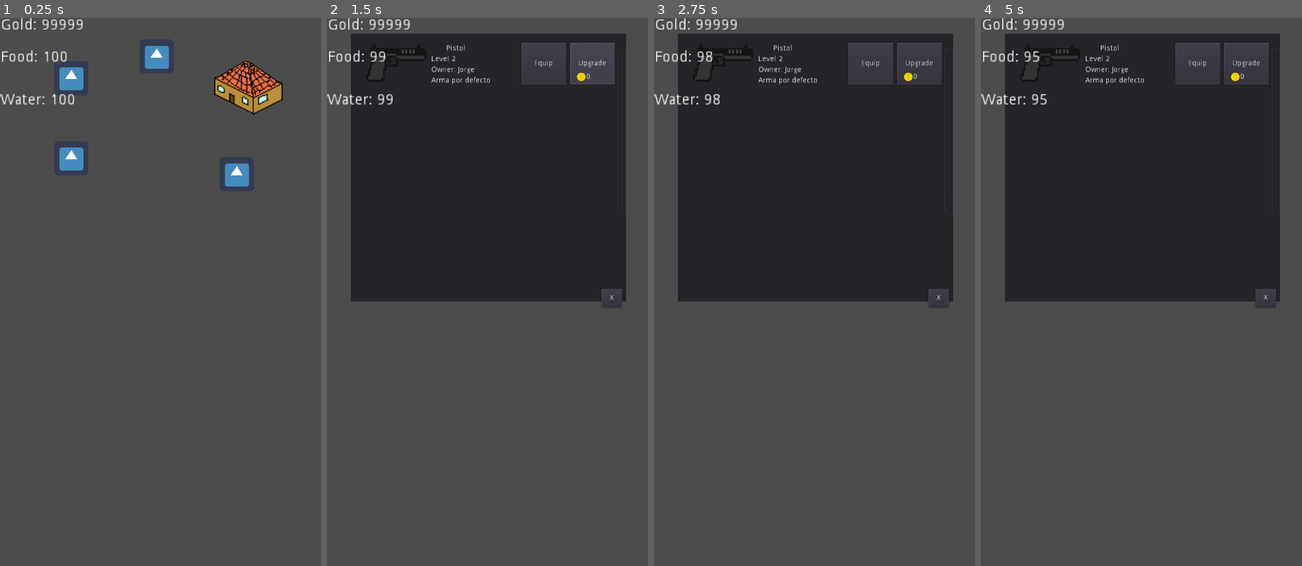
Above: before the commit, frames 1-4 (left to right).
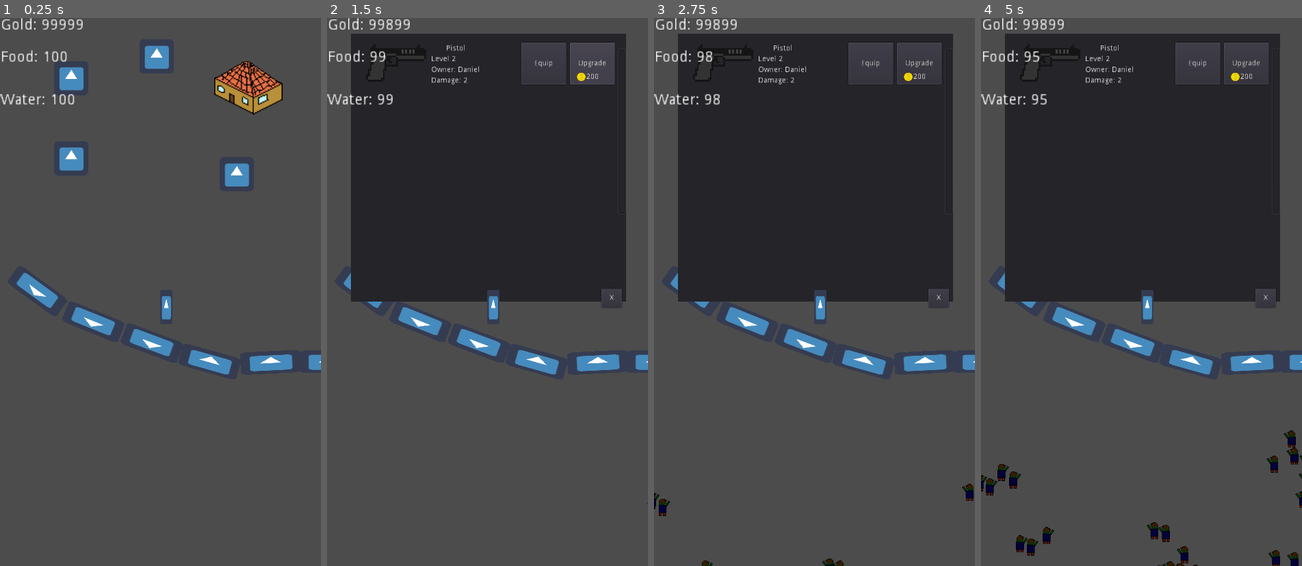
Above: after the commit, the same moments.

Repository: stranker/CLICKER_Z
Game: Godot game, scene res://Scene/MainScene.tscn
Two runs of this game, one before a commit and one after it. Both use one fixed random seed, a clock stepped at 60 frames per second and the inputs below. Before the commit the project starts from res://Object/Buildings/Buildings.tscn. The engine's default icon, where the game draws it, is replaced by a stand-in: a white triangle on a blue panel in a dark square.
Inputs (mouse positions are in pixels of both pictures, inside the frame that each line leads up to):
- Up to frame 1 (0.25 s): no input
- Up to frame 2 (1.5 s): click (574, 89) at 0.5 s; click "Upgrade" at 1.25 s
- Up to frame 3 (2.75 s): click (724, 78) at 2 s
- Up to frame 4 (5 s): click (1218, 176) at 2.75 s; click (1051, 160) at 3.5 s; click (1138, 56) at 4.25 s

The runs differ from the first frame. In frame 1, 2.1% of the frame differs, in the area x 5-100%, y 46-66%; in frame 2, 2.0%; in frame 3, 2.3%; in frame 4, 3.2%, in the area x 0-100%, y 0-100%.

Commit message:
Fixing weapon panel y change weapon!

Diff:
--- a/GUI/EquipWeaponPanel.tscn
+++ b/GUI/EquipWeaponPanel.tscn
@@ -42,7 +42,7 @@
 	return weapon_to_change"
 _sections_unfolded = [ "Resource" ]
 
-[node name="EquipWeaponPanel" type="Panel" index="0"]
+[node name="EquipWeaponPanel" type="Panel"]
 
 anchor_left = 0.0
 anchor_top = 0.0
--- a/GUI/HousePanel.tscn
+++ b/GUI/HousePanel.tscn
@@ -15,7 +15,7 @@
 
 func init_house():
 	upgrade_cost = Global.MAX_SURVIVOR*1000
-	$Cost.text = str(upgrade_cost)
+	$UpgradeButton/Cost.text = str(upgrade_cost)
 	pass
 
 func _on_CloseButton_pressed():
@@ -32,18 +32,17 @@
 "
 _sections_unfolded = [ "Resource" ]
 
-[node name="HousePanel" type="Panel" index="0"]
+[node name="HousePanel" type="Panel"]
 
 anchor_left = 0.5
-anchor_top = 0.5
+anchor_top = 0.0
 anchor_right = 0.5
-anchor_bottom = 0.5
-margin_left = -90.0
-margin_top = -402.0
-margin_right = 60.0
-margin_bottom = -262.0
+anchor_bottom = 0.0
+margin_left = -140.0
+margin_top = 70.0
+margin_right = 130.0
+margin_bottom = 350.0
 rect_pivot_offset = Vector2( 0, 0 )
-rect_clip_content = false
 mouse_filter = 0
 mouse_default_cursor_shape = 0
 size_flags_horizontal = 1
@@ -57,11 +56,9 @@
 anchor_right = 0.5
 anchor_bottom = 0.5
 margin_left = -65.0
-margin_top = -60.0
+margin_top = -50.0
 margin_right = 62.0
-margin_bottom = -10.0
 rect_pivot_offset = Vector2( 0, 0 )
-rect_clip_content = false
 focus_mode = 2
 mouse_filter = 0
 mouse_default_cursor_shape = 0
@@ -75,18 +72,24 @@
 flat = false
 align = 1
 
+[node name="Cost" parent="UpgradeButton" index="0" instance=ExtResource( 1 )]
+
+margin_left = -13.5
+margin_top = 35.0
+margin_right = 46.5
+margin_bottom = 55.0
+
 [node name="CloseButton" type="Button" parent="." index="1"]
 
 anchor_left = 1.0
 anchor_top = 1.0
 anchor_right = 1.0
 anchor_bottom = 1.0
-margin_left = -40.0
+margin_left = -70.0
 margin_top = -20.0
 margin_right = -13.0
-margin_bottom = 10.0
+margin_bottom = 20.0
 rect_pivot_offset = Vector2( 0, 0 )
-rect_clip_content = false
 focus_mode = 2
 mouse_filter = 0
 mouse_default_cursor_shape = 0
@@ -100,8 +103,6 @@
 flat = false
 align = 1
 
-[node name="Cost" parent="." index="2" instance=ExtResource( 1 )]
-
 [connection signal="pressed" from="UpgradeButton" to="." method="_on_UpgradeButton_pressed"]
 
 [connection signal="pressed" from="CloseButton" to="." method="_on_CloseButton_pressed"]
--- a/GUI/SurvivorEquipPanel.tscn
+++ b/GUI/SurvivorEquipPanel.tscn
@@ -14,11 +14,15 @@
 	survivor = surv
 	$Name.text = surv.get_survivor_name()
 	$Level.text = \"Level \"+str(surv.get_level())
-	$Weapon.text = \"Weapon :\"+surv.get_weapon().get_weapon_name()
+	if survivor.get_weapon()==null:
+		$Weapon.text = \"Weapon :\"
+	else:
+		$Weapon.text = \"Weapon :\"+surv.get_weapon().get_weapon_name()
+
 	pass
 
 func _on_EquipButton_pressed():
-	survivor.set_weapon(get_parent().get_parent().get_weapon_to_change())
+	survivor.change_weapon(get_parent().get_parent().get_weapon_to_change())
 	get_parent().get_parent().reset_info()
 	pass # replace with function body
 "
--- a/GUI/WatchPanel.tscn
+++ b/GUI/WatchPanel.tscn
@@ -4,8 +4,6 @@
 
 resource_name = "WatchPanel.gd"
 script/source = "extends Panel
-
-var seek_res = preload(\"res://GUI/SeekResult.tscn\")
 
 # Seek time
 var survivor_time = 4
@@ -18,13 +16,16 @@
 const TYPE_SUPPLY = 2
 
 # Seek PROB
-const SURVIVOR_PROB = 60
-const WEAPON_PROB = 80
-const SUPPLY_PROB = 50
+const SURVIVOR_PROB = 0
+const WEAPON_PROB = 0
+const SUPPLY_PROB = 0
 
 # KIND OF SEEK
 var survivor = preload(\"res://Object/Characters/Survivor.tscn\")
+var weapon = preload(\"res://Object/Weapon.tscn\")
+var seek_res = preload(\"res://GUI/SeekResult.tscn\")
 var curr_seek
+
 
 func _ready():
 	pass
@@ -43,7 +44,7 @@
 				time = weapon_time
 			TYPE_SUPPLY:
 				time = supplies_time
-		get_node(\"/root/Buildings\").set_seek_value(time - $SeekTimer.time_left)
+		get_node(\"/root/MainScene/Buildings\").set_seek_value(time - $SeekTimer.time_left)
 	pass
 
 func _on_SeekSurvivor_pressed():
@@ -55,6 +56,7 @@
 	pass # replace with function body
 
 func _on_SeekWeapon_pressed():
+	seek_configure(TYPE_WEAPON,weapon_time)
 	pass
 
 func _on_SeekSupplies_pressed():
@@ -62,7 +64,7 @@
 	pass # replace with function body
 
 func seek_configure(typ,time):
-	get_node(\"/root/Buildings\").create_seek(time)
+	get_node(\"/root/MainScene/Buildings\").create_seek(time)
 	curr_seek = typ
 	$SeekTimer.wait_time = time
 	$SeekTimer.start()
@@ -82,30 +84,30 @@
 			if nr > SURVIVOR_PROB:
 				var s = survivor.instance()
 				s.create_survivor(\"Ramiro\",\"Some stuff\",1)
-				Global.SURVIVOR_LIST.push_back(s)
 				result = true
 		TYPE_WEAPON:
-			print(\"miau\")
+			if nr > WEAPON_PROB:
+				var w = weapon.instance().create_random_weapon()
+				get_tree().root.call_deferred(\"add_child\",w)
+				result = true
 		TYPE_SUPPLY:
 			if nr > SUPPLY_PROB:
-				var f = rand_range(1,Global.MAX_FOOD/2)
-				var w = rand_range(1,Global.MAX_WATER/2)
-				if Global.curr_food < Global.MAX_FOOD:
-					Global.curr_food += f
-				if Global.curr_water < Global.MAX_WATER:
-					Global.curr_water += w
+				randomize()
+				var f = int(rand_range(1,Global.MAX_FOOD/2))
+				var w = int(rand_range(1,Global.MAX_WATER/2))
+				Global.search_supplies(f,w)
 				result = true
 	return result
 
 func _on_SeekTimer_timeout():
-	get_node(\"/root/Buildings\").hide_seek()
+	get_node(\"/root/MainScene/Buildings\").hide_seek()
 	var sr = seek_res.instance()
 	get_tree().root.call_deferred(\"add_child\",sr)
 	sr.set_info(curr_seek,seek_result())
 	pass # replace with function body"
 _sections_unfolded = [ "Resource" ]
 
-[node name="WatchPanel" type="Panel" index="0"]
+[node name="WatchPanel" type="Panel"]
 
 anchor_left = 0.5
 anchor_top = 0.0
@@ -201,10 +203,10 @@
 anchor_top = 1.0
 anchor_right = 1.0
 anchor_bottom = 1.0
-margin_left = -30.0
-margin_top = -10.0
+margin_left = -70.0
+margin_top = -20.0
 margin_right = -10.0
-margin_bottom = 10.0
+margin_bottom = 20.0
 rect_pivot_offset = Vector2( 0, 0 )
 focus_mode = 2
 mouse_filter = 0
--- a/GUI/WeaponPanel.tscn
+++ b/GUI/WeaponPanel.tscn
@@ -37,13 +37,13 @@
 func _on_UpgradeButton_pressed():
 	if Global.GOLD >= weapon.get_cost()*weapon.get_level():
 		Global.GOLD -= weapon.get_cost()*weapon.get_level()
-		weapon.set_level(weapon.get_level()+1)
+		weapon.upgrade()
 		reset_info()
 	pass # replace with function body
 "
 _sections_unfolded = [ "Resource" ]
 
-[node name="WeaponPanel" type="Panel" index="0"]
+[node name="WeaponPanel" type="Panel"]
 
 show_behind_parent = true
 anchor_left = 0.0
--- a/GUI/Weapons.tscn
+++ b/GUI/Weapons.tscn
@@ -17,6 +17,7 @@
 func create_panels():
 	clear_panels()
 	for i in Global.WEAPON_LIST:
+		i.update()
 		var wp = w_panel.instance()
 		wp.create_panel(i)
 		add_child(wp)
@@ -28,8 +29,7 @@
 	pass
 
 func reset_info():
-	for i in get_children():
-		i.reset_info()
+	create_panels()
 	pass
 
 func init_weapons():
--- a/Object/Buildings/Buildings.tscn
+++ b/Object/Buildings/Buildings.tscn
@@ -16,7 +16,8 @@
 var seek_type
 
 func _ready():
-	create_survivors()
+	$Deposit.init_consume()
+	$Armory.init_weapons()
 	$GUI/Seek.hide()
 	pass
 
@@ -24,14 +25,6 @@
 	$GUI/Gold.text = \"Gold: \"+str(Global.GOLD)
 	$GUI/Food.text = \"Food: \"+str(Global.curr_food)
 	$GUI/Water.text = \"Water: \"+str(Global.curr_water)
-	pass
-
-func create_survivors():
-	var s = survivor.instance()
-	s.create_survivor(\"Jorge\",\"Test\",5)
-	Global.SURVIVOR_LIST.push_back(s)
-	$Deposit.init_consume()
-	$Armory.init_weapons()
 	pass
 
 func close_panels():
@@ -54,7 +47,7 @@
 	pass"
 _sections_unfolded = [ "Resource" ]
 
-[node name="Buildings" type="Control" index="0"]
+[node name="Buildings" type="Control"]
 
 anchor_left = 0.0
 anchor_top = 0.0
--- a/Object/Buildings/Houses.tscn
+++ b/Object/Buildings/Houses.tscn
@@ -31,7 +31,6 @@
 margin_right = -599.0
 margin_bottom = -1023.0
 rect_pivot_offset = Vector2( 0, 0 )
-rect_clip_content = false
 mouse_filter = 0
 mouse_default_cursor_shape = 0
 size_flags_horizontal = 1
@@ -50,7 +49,6 @@
 margin_right = 474.0
 margin_bottom = 324.0
 rect_pivot_offset = Vector2( 0, 0 )
-rect_clip_content = false
 focus_mode = 2
 mouse_filter = 0
 mouse_default_cursor_shape = 0
@@ -65,9 +63,11 @@
 
 [node name="HousePanel" parent="." index="1" instance=ExtResource( 2 )]
 
-margin_left = 279.5
-margin_top = 159.5
-margin_right = 429.5
-margin_bottom = 299.5
+anchor_top = 0.5
+anchor_bottom = 0.5
+margin_left = 149.5
+margin_top = 39.5
+margin_right = 419.5
+margin_bottom = 319.5
 
 [connection signal="pressed" from="HouseButton" to="." method="_on_HouseButton_pressed"]
--- a/Object/Characters/Survivor.gd
+++ b/Object/Characters/Survivor.gd
@@ -1,11 +1,13 @@
 extends Node
-
 
 var survivor_name = ""
 var info = ""
 var level = 0
 var weapon_scene = preload("res://Object/Weapon.tscn")
 var weapon
+const TYPE_PLAYER = 0
+const TYPE_NPC = 1
+var survivor_type
 
 func _ready():
 	pass
@@ -14,7 +16,16 @@
 	survivor_name = nam
 	info = inf
 	level = lvl
-	create_weapon()
+	survivor_type = TYPE_NPC
+	weapon = weapon_scene.instance()
+	weapon = weapon.create_default_weapon(self)
+	Global.SURVIVOR_LIST.push_back(self)
+	add_child(weapon)
+	pass
+
+func create_player(nam):
+	create_survivor(nam,"Player character",1)
+	survivor_type = TYPE_PLAYER
 	pass
 
 func get_survivor_name():
@@ -30,15 +41,25 @@
 	level += 1
 
 func set_weapon(weap):
-	weapon.set_w_owner(null)
 	weapon = weap
-	weapon.set_w_owner(self)
 	pass
+
+func change_weapon(weap):
+	if weap != weapon:
+		if weap.get_w_owner() != null:
+			weap.get_w_owner().set_weapon(null)
+		if weapon != null:
+			weapon.set_w_owner(null)
+		weap.set_w_owner(self)
+		set_weapon(weap)
+	pass
+
+func get_player_type():
+	return TYPE_PLAYER
+
+
+func get_survivor_type():
+	return survivor_type
 
 func get_weapon():
 	return weapon
-
-func create_weapon():
-	weapon = weapon_scene.instance()
-	weapon.create_default_weapon(self)
-	pass
--- a/Object/Characters/Survivor.tscn
+++ b/Object/Characters/Survivor.tscn
@@ -3,7 +3,7 @@
 [ext_resource path="res://Object/Characters/Survivor.gd" type="Script" id=1]
 [ext_resource path="res://icon.png" type="Texture" id=2]
 
-[node name="Survivor" type="Node2D" index="0"]
+[node name="Survivor" type="Node2D"]
 
 script = ExtResource( 1 )
 
@@ -23,5 +23,3 @@
 [node name="WeaponPos" type="Position2D" parent="." index="2"]
 
 position = Vector2( -0.487671, 13.1672 )
-
-[connection signal="timeout" from="ShootTime" to="." method="_on_ShootTime_timeout"]
--- a/Object/ClickArea.tscn
+++ b/Object/ClickArea.tscn
@@ -1,9 +1,8 @@
-[gd_scene load_steps=7 format=2]
+[gd_scene load_steps=6 format=2]
 
 [ext_resource path="res://Object/Wall.tscn" type="PackedScene" id=1]
 [ext_resource path="res://Object/SpawnControl.tscn" type="PackedScene" id=2]
 [ext_resource path="res://Object/Spawner.tscn" type="PackedScene" id=3]
-[ext_resource path="res://Object/Characters/Survivor.tscn" type="PackedScene" id=4]
 
 [sub_resource type="GDScript" id=1]
 
@@ -16,9 +15,6 @@
 
 func _ready():
 	set_process(true)
-	Global.player_pos = $Player.global_position
-	Global.GOLD_POS = $GUI/Gold.rect_global_position
-	Global.WEAPON_LIST[0].set_position(Global.player_pos)
 	pass
 
 func _process(delta):
@@ -26,12 +22,6 @@
 		state = STATES.RAGE
 	else:
 		state = STATES.IDLE
-	$GUI/ZK.text = \"Killed: \"+str(Global.zombie_killed)
-	$GUI/Gold.text = \"Gold: \"+str(Global.GOLD)
-	$GUI/Exp.text = \"Exp: \"+str(Global.EXP)
-	$GUI/FPS.text = str(Performance.get_monitor(Performance.TIME_FPS))
-	$GUI/Obj.text = \"obj:\"+str(get_tree().root.get_child_count())
-	$GUI/ZLIST.text = \"zl:\"+str(Global.ZOMBI_LIST.size())
 	pass
 
 func _on_Area_input_event(viewport, event, shape_idx):
@@ -55,9 +45,9 @@
 [sub_resource type="RectangleShape2D" id=2]
 
 custom_solver_bias = 0.0
-extents = Vector2( 16.595, 8.47007 )
+extents = Vector2( 17.2784, 9.00234 )
 
-[node name="ClickArea" type="Node2D"]
+[node name="InteractiveArea" type="Node2D"]
 
 script = SubResource( 1 )
 
@@ -115,150 +105,6 @@
 
 position = Vector2( 301.277, 516.345 )
 
-[node name="GUI" type="CanvasLayer" parent="." index="5"]
-
-layer = 1
-offset = Vector2( 0, 0 )
-rotation = 0.0
-scale = Vector2( 1, 1 )
-transform = Transform2D( 1, 0, 0, 1, 0, 0 )
-
-[node name="ZK" type="Label" parent="GUI" index="0"]
-
-anchor_left = 0.0
-anchor_top = 0.0
-anchor_right = 0.0
-anchor_bottom = 0.0
-margin_left = 85.0
-margin_top = 13.0
-margin_right = 125.0
-margin_bottom = 27.0
-rect_scale = Vector2( 2, 2 )
-rect_pivot_offset = Vector2( 0, 0 )
-rect_clip_content = false
-mouse_filter = 2
-mouse_default_cursor_shape = 0
-size_flags_horizontal = 1
-size_flags_vertical = 4
-percent_visible = 1.0
-lines_skipped = 0
-max_lines_visible = -1
-_sections_unfolded = [ "Rect" ]
-
-[node name="Gold" type="Label" parent="GUI" index="1"]
-
-anchor_left = 0.0
-anchor_top = 0.0
-anchor_right = 0.0
-anchor_bottom = 0.0
-margin_left = 238.0
-margin_top = 13.0
-margin_right = 278.0
-margin_bottom = 27.0
-rect_scale = Vector2( 2, 2 )
-rect_pivot_offset = Vector2( 0, 0 )
-rect_clip_content = false
-mouse_filter = 2
-mouse_default_cursor_shape = 0
-size_flags_horizontal = 1
-size_flags_vertical = 4
-percent_visible = 1.0
-lines_skipped = 0
-max_lines_visible = -1
-_sections_unfolded = [ "Rect" ]
-
-[node name="Exp" type="Label" parent="GUI" index="2"]
-
-anchor_left = 0.0
-anchor_top = 0.0
-anchor_right = 0.0
-anchor_bottom = 0.0
-margin_left = 394.0
-margin_top = 10.0
-margin_right = 434.0
-margin_bottom = 24.0
-rect_scale = Vector2( 2, 2 )
-rect_pivot_offset = Vector2( 0, 0 )
-rect_clip_content = false
-mouse_filter = 2
-mouse_default_cursor_shape = 0
-size_flags_horizontal = 1
-size_flags_vertical = 4
-percent_visible = 1.0
-lines_skipped = 0
-max_lines_visible = -1
-_sections_unfolded = [ "Rect" ]
-
-[node name="FPS" type="Label" parent="GUI" index="3"]
-
-anchor_left = 0.0
-anchor_top = 0.0
-anchor_right = 0.0
-anchor_bottom = 0.0
-margin_left = 263.0
-margin_top = 387.0
-margin_right = 303.0
-margin_bottom = 401.0
-rect_scale = Vector2( 2, 2 )
-rect_pivot_offset = Vector2( 0, 0 )
-rect_clip_content = false
-mouse_filter = 2
-mouse_default_cursor_shape = 0
-size_flags_horizontal = 1
-size_flags_vertical = 4
-percent_visible = 1.0
-lines_skipped = 0
-max_lines_visible = -1
-_sections_unfolded = [ "Rect" ]
-
-[node name="Obj" type="Label" parent="GUI" index="4"]
-
-anchor_left = 0.0
-anchor_top = 0.0
-anchor_right = 0.0
-anchor_bottom = 0.0
-margin_left = 265.0
-margin_top = 267.0
-margin_right = 305.0
-margin_bottom = 281.0
-rect_scale = Vector2( 2, 2 )
-rect_pivot_offset = Vector2( 0, 0 )
-rect_clip_content = false
-mouse_filter = 2
-mouse_default_cursor_shape = 0
-size_flags_horizontal = 1
-size_flags_vertical = 4
-percent_visible = 1.0
-lines_skipped = 0
-max_lines_visible = -1
-_sections_unfolded = [ "Rect" ]
-
-[node name="ZLIST" type="Label" parent="GUI" index="5"]
-
-anchor_left = 0.0
-anchor_top = 0.0
-anchor_right = 0.0
-anchor_bottom = 0.0
-margin_left = 255.0
-margin_top = 322.0
-margin_right = 295.0
-margin_bottom = 336.0
-rect_scale = Vector2( 2, 2 )
-rect_pivot_offset = Vector2( 0, 0 )
-rect_clip_content = false
-mouse_filter = 2
-mouse_default_cursor_shape = 0
-size_flags_horizontal = 1
-size_flags_vertical = 4
-percent_visible = 1.0
-lines_skipped = 0
-max_lines_visible = -1
-_sections_unfolded = [ "Rect" ]
-
-[node name="Survivor" parent="." index="6" instance=ExtResource( 4 )]
-
-position = Vector2( 151.987, 424.227 )
-
 [connection signal="input_event" from="Area" to="." method="_on_Area_input_event"]
 
 [connection signal="timeout" from="Rage" to="." method="_on_Rage_timeout"]
--- a/Object/Global.gd
+++ b/Object/Global.gd
@@ -28,3 +28,12 @@
 
 func _ready():
 	pass
+
+func search_supplies(food,water):
+	curr_food += food
+	curr_water += water
+	if curr_food > MAX_FOOD:
+		curr_food = MAX_FOOD
+	if curr_water > MAX_WATER:
+		curr_water = MAX_WATER
+	pass
--- a/Object/Wall.tscn
+++ b/Object/Wall.tscn
@@ -66,7 +66,7 @@
 
 position = Vector2( 59.0052, 37.0123 )
 build_mode = 0
-polygon = PoolVector2Array( -230.676, 1056.2, 244.85, 1149.93, 690.518, 1071.36, 659.824, 1030.84, 241.167, 1118.01, -165.904, 1021.03 )
+polygon = PoolVector2Array( -258.253, 1055.79, 244.85, 1149.93, 690.518, 1071.36, 659.824, 1030.84, 241.167, 1118.01, -240.165, 1043.73 )
 
 [node name="Right" type="CollisionPolygon2D" parent="." index="8"]
 
@@ -79,4 +79,4 @@
 
 position = Vector2( -748.275, -30.1422 )
 build_mode = 0
-polygon = PoolVector2Array( 696.184, 432.7, 573.553, 607.029, 578.821, 1119.79, 642.026, 1086.34, 617.968, 608.879, 717.896, 487.048 )
+polygon = PoolVector2Array( 696.184, 432.7, 573.553, 607.029, 544.505, 1118.42, 565.608, 1113.9, 617.968, 608.879, 717.896, 487.048 )
--- a/Object/Weapon.gd
+++ b/Object/Weapon.gd
@@ -37,27 +37,24 @@
 func get_weapon_name():
 	return weapon_name
 
-func create_weapon(wname,cst,dmg,stext,inf,own):
+func create_weapon(wname,lvl,cst,dmg,stext,own):
+	level = lvl
 	weapon_name = wname
 	cost = cst
-	damage = dmg
+	damage = dmg * level
 	shop_texture = stext
-	shop_info = inf
-	level = 1
 	Global.WEAPON_LIST.push_back(self)
 	weapon_owner = own
-	pass
+	shop_info = "Damage: "+str(damage)
+	return self
 
 func create_default_weapon(own):
-	weapon_name = "Pistol"
-	cost = 0
-	damage = 1
-	shop_texture = "res://Sprite/Pistol.png"
-	shop_info = "Arma por defecto"
-	level = 1
-	Global.WEAPON_LIST.push_back(self)
-	weapon_owner = own
-	pass
+	create_weapon("Pistol",1,100,1,"res://Sprite/Pistol.png",own)
+	return self
+
+func create_random_weapon():
+	create_weapon("Randma",20,9999,99,"res://Sprite/Pistol.png",null)
+	return self
 
 func set_buy(con):
 	buyed = con
@@ -74,6 +71,12 @@
 func set_level(val):
 	level = val
 
+func upgrade():
+	level += 1
+	damage += damage
+	shop_info = "Damage: "+str(damage)
+	pass
+
 func get_level():
 	return level
 
@@ -84,12 +87,15 @@
 func get_w_owner():
 	return weapon_owner
 
+func update():
+	pass
+
 func shoot(zombie):
 	if Global.ZOMBI_LIST.size() > 0:
-		var b = bullet.instance()
 		if zombie.is_inside_tree():
+			var b = bullet.instance()
 			b.set_direction(zombie.global_position)
-			b.global_position = get_owner().global_position
+			b.global_position = get_w_owner().global_position
 			b.set_damage(get_dmg())
 			get_tree().root.call_deferred("add_child",b)
 	pass
--- a/Object/Weapon.tscn
+++ b/Object/Weapon.tscn
@@ -2,6 +2,6 @@
 
 [ext_resource path="res://Object/Weapon.gd" type="Script" id=1]
 
-[node name="Weapon" type="Node2D"]
+[node name="Weapon" type="Node2D" index="0"]
 
 script = ExtResource( 1 )
--- /dev/null
+++ b/Scene/MainScene.tscn
@@ -0,0 +1,140 @@
+[gd_scene load_steps=6 format=2]
+
+[ext_resource path="res://Object/Wall.tscn" type="PackedScene" id=1]
+[ext_resource path="res://Object/SpawnControl.tscn" type="PackedScene" id=2]
+[ext_resource path="res://Object/Spawner.tscn" type="PackedScene" id=3]
+[ext_resource path="res://Object/Buildings/Buildings.tscn" type="PackedScene" id=4]
+
+[sub_resource type="GDScript" id=1]
+
+resource_name = "MainScene.gd"
+script/source = "extends Control
+
+var survivor = preload(\"res://Object/Characters/Survivor.tscn\")
+
+var curr_click = 0
+enum STATES {IDLE,RAGE}
+var state = STATES.IDLE
+var player
+
+func _ready():
+	create_player()
+	set_pos_survivors()
+	$Buildings._ready()
+	pass
+
+func _process(delta):
+	if !$InteractiveArea/RageTimer.is_stopped() and curr_click > 30:
+		state = STATES.RAGE
+	else:
+		state = STATES.IDLE
+	pass
+
+func create_player():
+	player = survivor.instance()
+	player.create_player(\"Daniel\")
+	Global.player_pos = $InteractiveArea/PlayerPos.global_position
+	Global.curr_weapon = player.get_weapon()
+	pass
+
+func set_pos_survivors():
+	for i in Global.SURVIVOR_LIST:
+		get_tree().root.call_deferred(\"add_child\",i)
+		if i.get_survivor_type() == i.get_player_type():
+			i.global_position = $InteractiveArea/PlayerPos.global_position
+	pass
+
+func _on_InteractiveArea_gui_input( ev ):
+	if ev is InputEventScreenTouch:
+		if ev.is_pressed():
+			curr_click += 1
+			$InteractiveArea/RageTimer.start()
+			attack()
+	pass # replace with function body
+
+func attack():
+	if Global.ZOMBI_LIST.size()>0:
+		player.get_weapon().shoot(Global.ZOMBI_LIST[0]) #ATACA AL PRIMERO
+	pass
+
+
+func _on_RageTimer_timeout():
+	curr_click = 0
+	pass
+"
+_sections_unfolded = [ "Resource" ]
+
+[node name="MainScene" type="Control"]
+
+anchor_left = 0.0
+anchor_top = 0.0
+anchor_right = 1.0
+anchor_bottom = 1.0
+rect_pivot_offset = Vector2( 0, 0 )
+mouse_filter = 0
+mouse_default_cursor_shape = 0
+size_flags_horizontal = 1
+size_flags_vertical = 1
+script = SubResource( 1 )
+_sections_unfolded = [ "Rect" ]
+
+[node name="InteractiveArea" type="Control" parent="." index="0"]
+
+anchor_left = 0.5
+anchor_top = 1.0
+anchor_right = 0.5
+anchor_bottom = 1.0
+margin_left = -300.0
+margin_top = -634.0
+margin_right = 300.0
+rect_pivot_offset = Vector2( 0, 0 )
+mouse_filter = 0
+mouse_default_cursor_shape = 0
+size_flags_horizontal = 1
+size_flags_vertical = 1
+_sections_unfolded = [ "Rect" ]
+
+[node name="Wall" parent="InteractiveArea" index="0" instance=ExtResource( 1 )]
+
+position = Vector2( 30, -360 )
+
+[node name="SpawnControl" parent="InteractiveArea" index="1" instance=ExtResource( 2 )]
+
+[node name="Spawner" parent="InteractiveArea/SpawnControl" index="1" instance=ExtResource( 3 )]
+
+position = Vector2( -50, 500 )
+
+[node name="Spawner2" parent="InteractiveArea/SpawnControl" index="2" instance=ExtResource( 3 )]
+
+position = Vector2( 90, 680 )
+
+[node name="Spawner3" parent="InteractiveArea/SpawnControl" index="3" instance=ExtResource( 3 )]
+
+position = Vector2( 370, 700 )
+
+[node name="Spawner4" parent="InteractiveArea/SpawnControl" index="4" instance=ExtResource( 3 )]
+
+position = Vector2( 610, 680 )
+
+[node name="Spawner5" parent="InteractiveArea/SpawnControl" index="5" instance=ExtResource( 3 )]
+
+position = Vector2( 660, 510 )
+
+[node name="PlayerPos" type="Position2D" parent="InteractiveArea" index="2"]
+
+position = Vector2( 310, 150 )
+
+[node name="RageTimer" type="Timer" parent="InteractiveArea" index="3"]
+
+process_mode = 1
+wait_time = 1.0
+one_shot = false
+autostart = false
+
+[node name="Buildings" parent="." index="1" instance=ExtResource( 4 )]
+
+margin_bottom = -634.0
+
+[connection signal="gui_input" from="InteractiveArea" to="." method="_on_InteractiveArea_gui_input"]
+
+[connection signal="timeout" from="InteractiveArea/RageTimer" to="." method="_on_RageTimer_timeout"]
--- a/project.godot
+++ b/project.godot
@@ -11,7 +11,7 @@
 [application]
 
 config/name="Clicker"
-run/main_scene="res://Object/Buildings/Buildings.tscn"
+run/main_scene="res://Scene/MainScene.tscn"
 config/icon="res://icon.png"
 
 [autoload]
